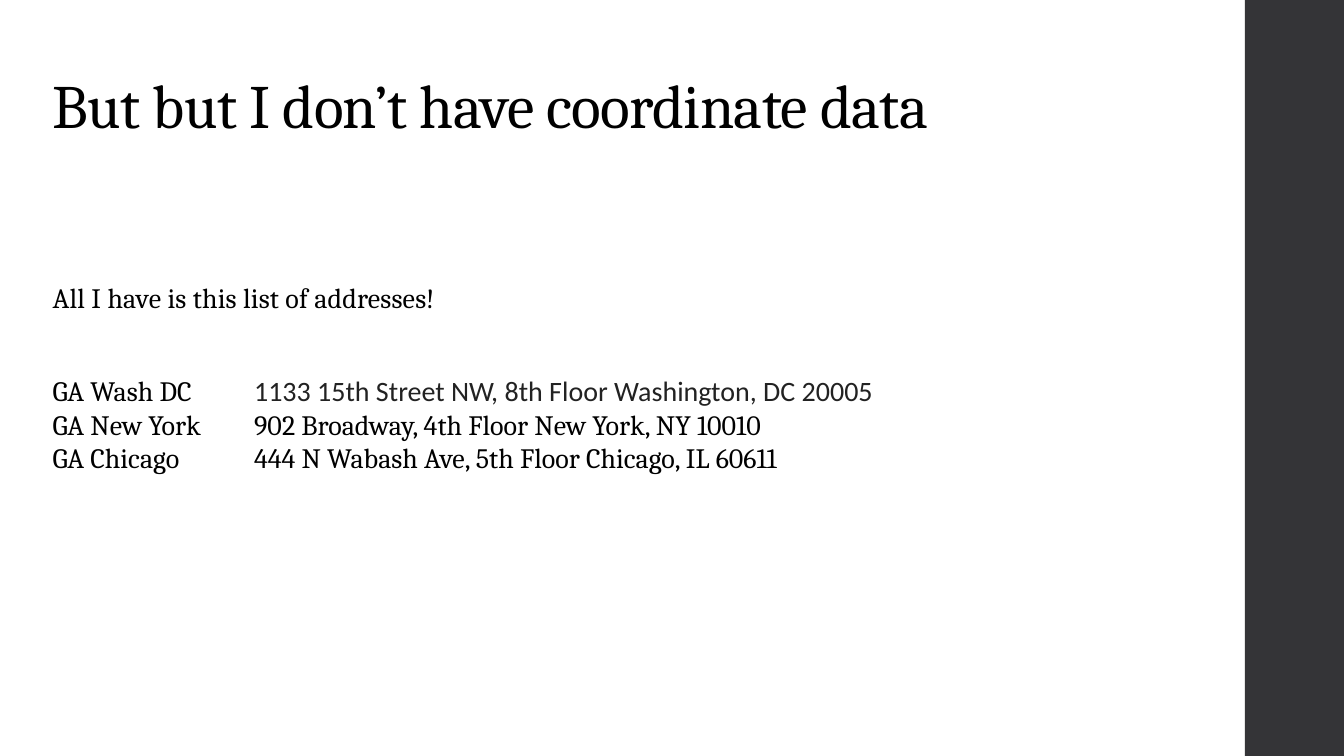
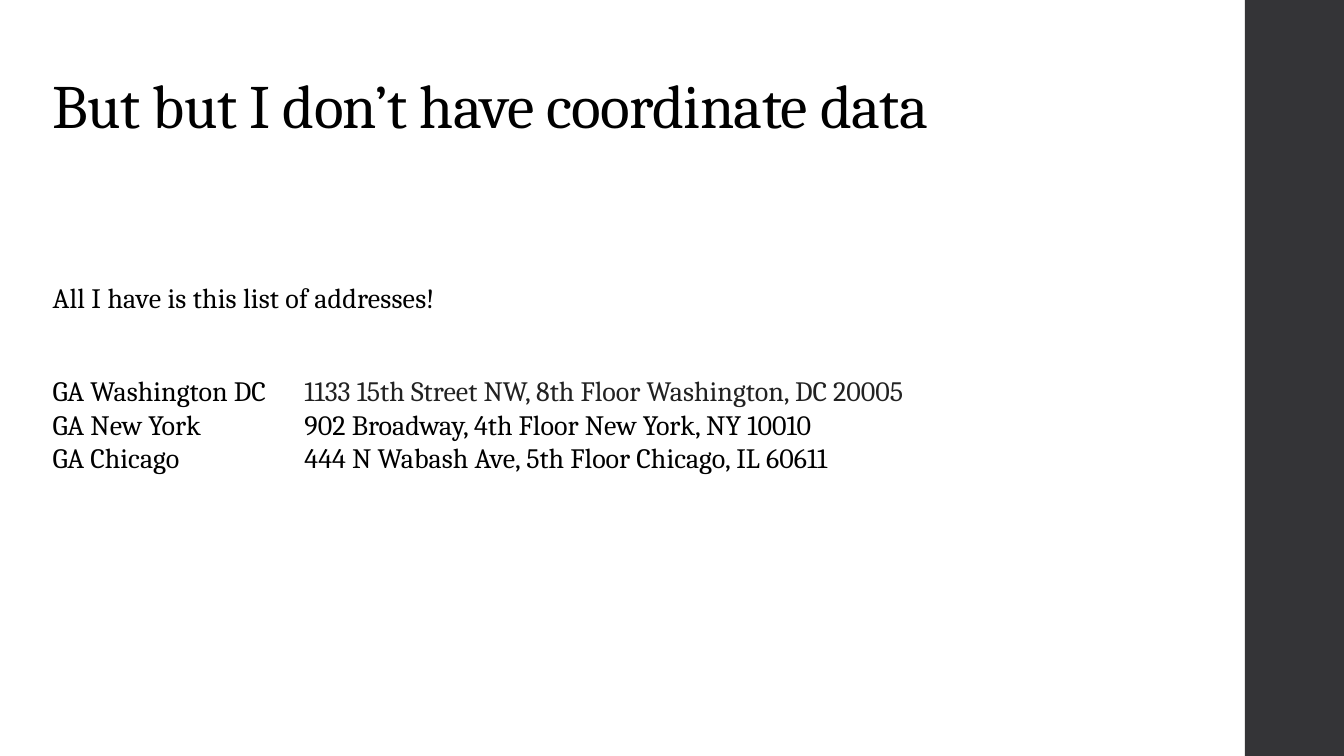
Before and after one commit to nbumbarger/everything_conf, a slide deck: slide 7 of spatial_data_production.pptx. Drawn at 1344x756 pixels with LibreOffice and Linux fonts; fonts in the diff are those of the drawing. Boxes give left, top, right and bottom in pixels: in the first picture for what was removed or moved away, otherwise in the second. Text is boxed around its words. In the diff, an @@ line names an element or a change of style, - is before the commit and + after.

Commit message:
Finished presentation, tested code snippets and fixed typos

```diff
--- a/spatial_data_production.pptx
+++ b/spatial_data_production.pptx
@@ text at [53,381,903,441]: text changed @@
-GA Wash DC 1133 15th Street NW, 8th Floor Washington, DC 20005
-GA New York 902 Broadway, 4th Floor New York, NY 10010
+GA Washington DC 1133 15th Street NW, 8th Floor Washington, DC 20005
+GA New York 902 Broadway, 4th Floor New York, NY 10010
```
Also in this commit, not shown: 10 other slides changed, 4 other files.
